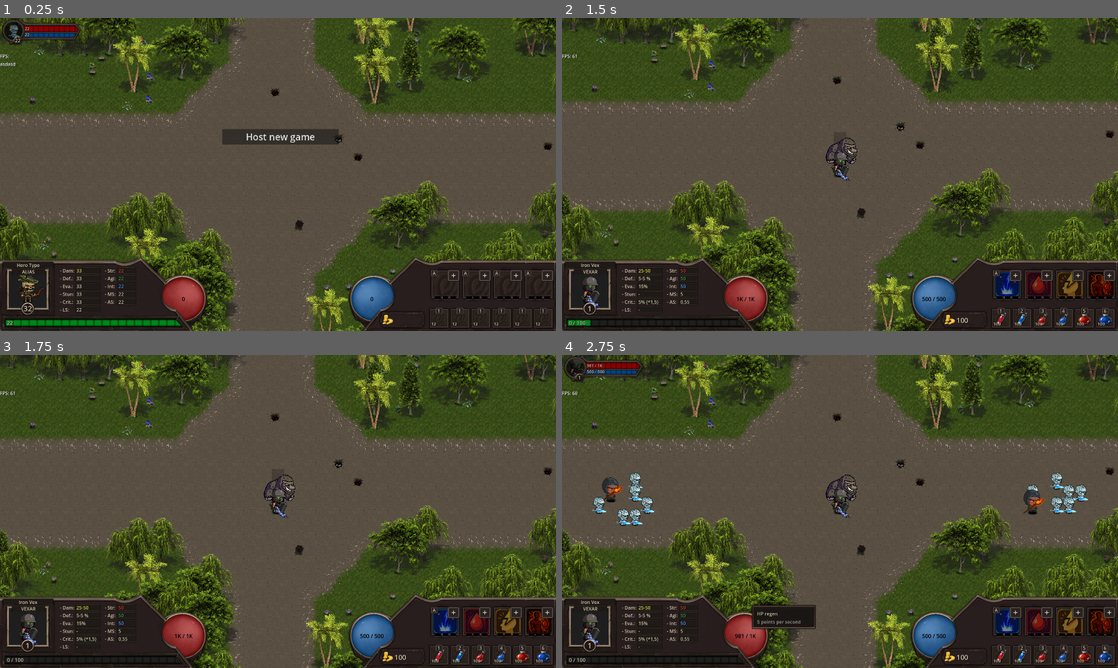
Above: before the commit, frames 1-4 (two rows, left to right).
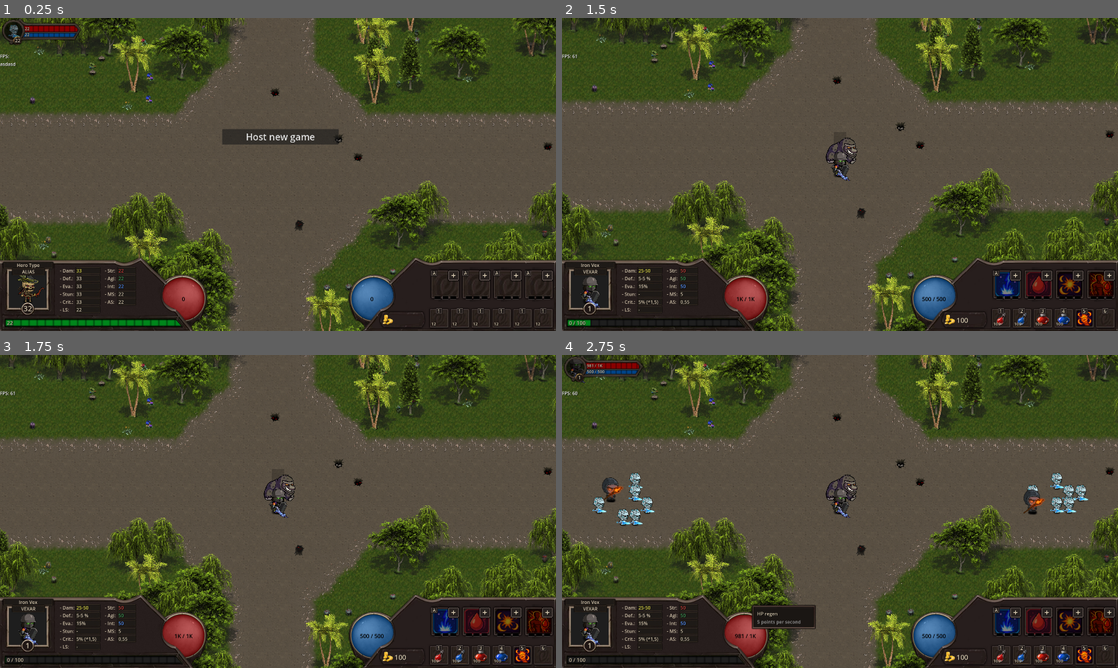
Above: after the commit, the same moments.

Repository: LucasJappert/moomoo-lan-party
Game: Godot game, scene res://scenes/my_main_scene.tscn
Two runs of this game, one before a commit and one after it. Both use one fixed random seed, a clock stepped at 60 frames per second and the inputs below.
Inputs (mouse positions are in pixels of both pictures, inside the frame that each line leads up to):
- Up to frame 1 (0.25 s): no input
- Up to frame 2 (1.5 s): tap Enter at 0.5 s; drag from (745, 299) to (934, 299) at 0.52 s; click "Host new game" at 1.25 s
- Up to frame 3 (1.75 s): no input
- Up to frame 4 (2.75 s): tap Space at 2 s; drag from (840, 505) to (745, 636) at 2.02 s

The runs differ from the first frame. In frame 1, 0.2% of the frame differs, in the area x 77-100%, y 80-95%; in frame 2, 0.7%, in the area x 77-100%, y 80-99%; in frame 3, 0.7%; in frame 4, 0.7%.

Commit message:
Add an item that provides a passive area damage of 30% of the total physical damage dealt

Diff:
--- a/scenes/GUI/skill_slot.tscn
+++ b/scenes/GUI/skill_slot.tscn
@@ -61,6 +61,7 @@
 region_rect = Rect2(1632, 1856, 64, 64)
 
 [node name="Hotkey" type="Label" parent="."]
+texture_filter = 1
 layout_mode = 1
 anchors_preset = 5
 anchor_left = 0.5
@@ -122,6 +123,7 @@
 theme_override_styles/panel = SubResource("StyleBoxFlat_fesxh")
 
 [node name="UpgradeButton" type="Label" parent="."]
+texture_filter = 1
 layout_mode = 1
 anchors_preset = 5
 anchor_left = 0.5
--- a/scenes/GUI/slot_item.tscn
+++ b/scenes/GUI/slot_item.tscn
@@ -24,6 +24,7 @@
 region_rect = Rect2(1617, 1977, 55, 55)
 
 [node name="Hotkey" type="Label" parent="."]
+texture_filter = 1
 layout_mode = 1
 anchors_preset = 5
 anchor_left = 0.5
--- a/scripts/GUI/skill_slot.gd
+++ b/scripts/GUI/skill_slot.gd
@@ -44,6 +44,8 @@
 	label_cool_down.visible = false
 	EventBus.connect_to_skill_upgraded(func(p_owner: Entity):
 		# The skill should have been updated by reference, since it's the same skill that emits the signal after updating itself
+		print("Skill name: ", skill.item_skill_base[0].my_name)
+		print("Skill upgraded: ", skill.item_skill_base[0].stats.cleave_effect)
 		update_controls(p_owner)
 	)
 
--- a/scripts/GUI/slot_item.gd
+++ b/scripts/GUI/slot_item.gd
@@ -36,6 +36,7 @@
 
 func _gui_input(event):
 	if event is InputEventMouseButton and event.button_index == MOUSE_BUTTON_LEFT and event.pressed:
+		if not GameManager.MY_PLAYER: return
 		KeyboardHelper.key_pressed(KeyboardHelper.INVENTORY_HOTKEYS[info.position - 1], GameManager.MY_PLAYER)
 
 func set_info(slot_item_info: SlotItemInfo):
--- a/scripts/entity/combat_data/combat_data.gd
+++ b/scripts/entity/combat_data/combat_data.gd
@@ -121,6 +121,7 @@
 	_target.combat_data.server_receive_damage(_di, my_owner())
 
 func server_receive_damage(_di: DamageInfo, _attacker: Entity) -> void:
+	if _di.total_damage == 0: return
 	if my_owner().multiplayer.is_server() == false: return
 
 	var total_stats = cache_total_stats
@@ -131,6 +132,7 @@
 
 	CombatEffect.actions_after_effective_hit(_attacker, my_owner(), _di)
 	Skill.actions_after_effective_hit(_attacker, my_owner(), _di)
+	Item.actions_after_effective_hit(_attacker, my_owner(), _di)
 
 	my_owner().rpc_handler.receive_damage_or_heal(ObjectHelpers.to_dict(_di, true))
 
@@ -298,14 +300,16 @@
 	return critical_damage
 
 var cache_total_stats: CombatStats = CombatStats.new()
+var cache_total_stats_no_effects: CombatStats = CombatStats.new()
 func update_cache_total_stats() -> void:
 	cache_total_stats = _get_total_stats()
-func _get_total_stats() -> CombatStats:
+	cache_total_stats_no_effects = _get_total_stats(false)
+func _get_total_stats(include_effects := true) -> CombatStats:
 	# This function returns the total of all combat_stats, including extras from effects and extras from attributes
 	var _total_stats := CombatStats.new()
 	_total_stats.accumulate_combat_stats(my_owner().combat_stats.get_total_stats_including_extras_by_attributes())
 
-	_total_stats.accumulate_combat_stats(_get_extra_stats_by_effects().get_total_stats_including_extras_by_attributes())
+	if include_effects: _total_stats.accumulate_combat_stats(_get_extra_stats_by_effects().get_total_stats_including_extras_by_attributes())
 	_total_stats.accumulate_combat_stats(_get_extra_stats_by_skills().get_total_stats_including_extras_by_attributes())
 	_total_stats.accumulate_combat_stats(_get_extra_stats_by_items().get_total_stats_including_extras_by_attributes())
 
@@ -425,6 +429,12 @@
 
 func get_items() -> Array[SlotItemInfo]:
 	return _items
+func get_items_by_name(p_name: String) -> Array[SlotItemInfo]:
+	var result: Array[SlotItemInfo] = []
+	for slot_item in _items:
+		if not slot_item.item: continue
+		if slot_item.item.my_name == p_name: result.append(slot_item)
+	return result
 # endregion GETTERs
 
 # region TRY PHISICAL ATTACK
--- a/scripts/entity/combat_data/combat_stats.gd
+++ b/scripts/entity/combat_data/combat_stats.gd
@@ -1,4 +1,6 @@
 class_name CombatStats
+
+extends MyInitAuxiliary
 
 const MIN_ATTACK_RANGE: int = int(sqrt(pow(MapManager.TILE_SIZE.x, 2) + pow(MapManager.TILE_SIZE.y, 2))) + 1
 
@@ -25,6 +27,7 @@
 @export var hp_regeneration_points: int = 0 # Points per second
 @export var hp_regeneration_points_percent: float = 0
 @export var mana_regeneration_points: int = 0 # Points per second
+var cleave_effect: CleaveEffect
 
 @export var agility: int = 0
 @export var strength: int = 0
@@ -81,6 +84,9 @@
 	mana_regeneration_points += stats.mana_regeneration_points
 	is_owner_friendly = stats.is_owner_friendly
 
+	if stats.cleave_effect != null:
+		cleave_effect = stats.cleave_effect
+
 	agility += stats.agility
 	strength += stats.strength
 	intelligence += stats.intelligence
@@ -226,6 +232,8 @@
 	if mana_regeneration_points != 0:
 		description += str("- Mana regeneration points: ", mana_regeneration_points, "\n")
 
+	if cleave_effect: description += cleave_effect.get_description()
+
 	return description
 
 func get_total_move_speed() -> float:
--- /dev/null
+++ b/scripts/entity/combat_data/components/cleave_effect.gd
@@ -0,0 +1,31 @@
+class_name CleaveEffect
+
+extends MyInitAuxiliary
+
+var damage_type: String
+var percent: float
+var radius_in_tiles: int = 1
+
+func _init(_percent: float = 0, _radius: int = 1, _damage_type: String = DamageType.PHYSICAL):
+	super._init()
+	percent = _percent
+	radius_in_tiles = _radius
+	damage_type = _damage_type
+
+func get_cleave_damage(base_damage: int) -> int:
+	return int(base_damage * percent)
+
+func get_description() -> String:
+	return str("- Cleave percent: ", StringHelpers.format_percent(percent), " (radius: ", radius_in_tiles, ") \n")
+
+static func auxiliary_actions_after_hit(stats: CombatStats, _attacker: Entity, _target: Entity, _di: DamageInfo) -> void:
+	if not stats.cleave_effect: return
+
+	var nearest_enemies = GlobalsEntityHelpers.get_closest_entities(_target.global_position, 30, _attacker.get_my_enemies(), stats.cleave_effect.radius_in_tiles, [_target])
+
+	if nearest_enemies.size() == 0: return
+
+	var _cdi := DamageInfo.new(stats.cleave_effect.get_cleave_damage(_di.total_damage), _di.damage_type)
+	_cdi.projectile_type = Projectile.TYPES.NONE
+	_cdi.attacker_name = _attacker.name
+	for enemy in nearest_enemies: enemy.combat_data.server_receive_damage(_cdi, _attacker)
--- a/scripts/entity/helpers/globals_entity_helpers.gd
+++ b/scripts/entity/helpers/globals_entity_helpers.gd
@@ -34,16 +34,22 @@
 		current_depth += 1
 	return null
 
-static func get_closest_entities(origin: Vector2, max_targets: int, entities: Array[Entity], max_distance: float = MapManager.TILE_SIZE_INT * 5, excluded_entities: Array[Entity] = []) -> Array[Entity]:
+static func get_closest_entities(
+	origin: Vector2,
+	max_targets: int,
+	entities: Array[Entity],
+	max_distance_in_tiles: int = 5,
+	excluded_entities: Array[Entity] = []
+) -> Array[Entity]:
 	var sorted: Array[Entity] = []
+	var max_distance_px := MapManager.TILE_SIZE_INT * max_distance_in_tiles
 
 	for entity in entities:
 		if entity in excluded_entities:
 			continue
 		var dist_sq := entity.global_position.distance_squared_to(origin)
-
-		if max_distance >= 0.0 and dist_sq > max_distance * max_distance: continue # out of range
-
+		if max_distance_in_tiles >= 0 and dist_sq > max_distance_px * max_distance_px:
+			continue
 		sorted.append(entity)
 
 	sorted.sort_custom(func(a: Entity, b: Entity) -> bool:
--- a/scripts/helpers/object_helpers.gd
+++ b/scripts/helpers/object_helpers.gd
@@ -31,42 +31,35 @@
 	var dict := {}
 	for prop in obj.get_property_list():
 		var name = prop.name
-		if name == "script":
-			continue
+		if name == "script": continue
 
 		var usage = prop.usage
-		var is_script_var = (usage & PROPERTY_USAGE_SCRIPT_VARIABLE) != 0
-		var is_explicit = FUNDAMENTAL_PROPERTIES.has(name)
-
-		if just_my_vars and not is_script_var: continue
-		if not (is_script_var or is_explicit):
-			continue
+		var is_valid = (usage & PROPERTY_USAGE_SCRIPT_VARIABLE) != 0 or FUNDAMENTAL_PROPERTIES.has(name)
+		if just_my_vars and (usage & PROPERTY_USAGE_SCRIPT_VARIABLE) == 0: continue
+		if not is_valid: continue
 
 		var value = obj.get(name)
-
 		match typeof(value):
 			TYPE_OBJECT:
-				if value == null or value is Entity:
-					continue
-				dict[name] = to_dict(value, just_my_vars)
+				if value != null and not (value is Entity):
+					dict[name] = to_dict(value, just_my_vars)
 			TYPE_ARRAY:
 				dict[name] = array_to_dict_array(value, just_my_vars)
 			_:
 				dict[name] = value
-
 	return dict
 
 static func from_dict(original_obj: Object, data: Dictionary) -> Object:
-	if original_obj == null: return original_obj
+	if original_obj == null:
+		return original_obj
 
 	var prop_names := original_obj.get_property_list().map(func(p): return p.name)
 
-	for key in data.keys():
+	for key in data:
 		if key == "script" or not prop_names.has(key):
 			continue
 
 		var value = data[key]
-
 		match typeof(value):
 			TYPE_DICTIONARY:
 				var sub_obj = original_obj.get(key)
@@ -74,20 +67,19 @@
 					from_dict(sub_obj, value)
 					continue
 
-				var expected_script = _get_expected_script(value)
-				if expected_script:
-					sub_obj = expected_script.new()
+				var script := _get_expected_script(value)
+				if script:
+					sub_obj = script.new()
 					from_dict(sub_obj, value)
 					original_obj.set(key, sub_obj)
 					continue
 
-				print("❗ No se pudo determinar el script para instanciar el objeto '" + key + "'")
-
+				print("❗ No se pudo determinar el script para '" + key + "'")
 			TYPE_ARRAY:
 				from_dict_array(original_obj, key, value)
 			_:
-				if key == "name" and not value: continue
-				original_obj.set(key, value)
+				if key != "name" or value:
+					original_obj.set(key, value)
 
 	return original_obj
 
@@ -99,16 +91,13 @@
 	if typeof(target_array) != TYPE_ARRAY:
 		target_array = []
 
-	# Crear instancias faltantes
 	if target_array.size() < value.size():
-		var expected_script = _resolve_script_for_array(value)
-		if expected_script == null:
-			# Shold never happen
-			push_error("❗ No se pudo determinar el script para instanciar elementos del array '" + key + "'")
-			return
+		var script := _resolve_script_for_array(value)
+		if script == null:
+			return push_error("❗ No se pudo determinar el script del array '" + key + "'")
 		target_array.clear()
-		for i in range(value.size()):
-			target_array.append(expected_script.new())
+		for _x in value.size():
+			target_array.append(script.new())
 
 	for i in range(value.size()):
 		if i < target_array.size() and typeof(value[i]) == TYPE_DICTIONARY:
@@ -117,29 +106,20 @@
 	obj.set(key, target_array)
 
 static func _resolve_script_for_array(value: Array) -> Script:
-	if value.is_empty(): return null
-	if typeof(value[0]) != TYPE_DICTIONARY: return null
-
-	return _get_expected_script(value[0])
+	return _get_expected_script(value[0]) if not value.is_empty() and typeof(value[0]) == TYPE_DICTIONARY else null
 
 static func _get_expected_script(data: Dictionary) -> Script:
-	if data.has("script"):
-		var path = data["script"]
-		if typeof(path) == TYPE_STRING: return load(path)
-
-	if data.has("script_path"):
-		var path = data["script_path"]
-		if typeof(path) == TYPE_STRING: return load(path)
-
+	for key in ["script", "script_path"]:
+		if data.has(key) and typeof(data[key]) == TYPE_STRING:
+			return load(data[key])
 	return null
 
 static func array_to_dict_array(array: Array, just_my_vars: bool = false) -> Array[Dictionary]:
 	var result: Array[Dictionary] = []
-	for obj in array:
-		if obj == null:
-			continue
-		if typeof(obj) == TYPE_DICTIONARY:
-			result.append(obj)
-		elif typeof(obj) == TYPE_OBJECT:
-			result.append(to_dict(obj, just_my_vars))
+	for item in array:
+		match typeof(item):
+			TYPE_DICTIONARY:
+				result.append(item)
+			TYPE_OBJECT:
+				result.append(to_dict(item, just_my_vars))
 	return result
--- a/scripts/models/item.gd
+++ b/scripts/models/item.gd
@@ -9,7 +9,8 @@
 	MANA_POTION_I = "Mana Potion I",
 	MANA_POTION_II = "Mana Potion II",
 	MANA_POTION_III = "Mana Potion III",
-	STUNNING_EDGE = "Stunning Edge"
+	STUNNING_EDGE = "Stunning Edge",
+	CLEAVE_EDGE = "Cleave Edge",
 }
 
 static var _ITEMS: Dictionary[String, Item]
@@ -29,6 +30,14 @@
 static func initialize_items() -> void:
 	var aux_item_name = ""
 	var _item: Item
+
+	# region ITEM CLEAVE_EDGE
+	aux_item_name = Names.CLEAVE_EDGE
+	_ITEMS[aux_item_name] = Item.new(aux_item_name, SkillType.PASSIVE)
+	_item = _ITEMS[aux_item_name]
+	_item.region_rect = Rect2(_ATLAS_START_POS.x + FRAME_SIZE * 4, _ATLAS_START_POS.y + FRAME_SIZE * 0, FRAME_SIZE, FRAME_SIZE)
+	_item.stats.cleave_effect = CleaveEffect.new(0.3, 2)
+	# endregion
 
 	# region ITEM STUNNING_EDGE
 	aux_item_name = Names.STUNNING_EDGE
@@ -126,5 +135,15 @@
 
 	return result
 
+# endregion ................. GETTERs
 
-# endregion ................. GETTERs
+
+# region :::::::::::::::::::: ITEMs LOGICS
+
+static func actions_after_effective_hit(_attacker: Entity, _target: Entity, _di: DamageInfo) -> void:
+	# Cleave verification
+	var cleave_items_slots = _attacker.combat_data.get_items_by_name(Names.CLEAVE_EDGE)
+	for item_slot in cleave_items_slots:
+		CleaveEffect.auxiliary_actions_after_hit(item_slot.item.stats, _attacker, _target, _di)
+
+# endregion ................. SKILLS LOGICS
--- a/scripts/models/my_init_auxiliary.gd
+++ b/scripts/models/my_init_auxiliary.gd
@@ -3,5 +3,5 @@
 var script_path: String
 
 func _init():
-	# We need this property for when we want to use deep_clone (cases where the source array is empty but the destination from where to copy it is not)
+	# We need this property for when we want to use deep_clone (cases where the source is null but the destination from where to copy it is not)
 	script_path = get_script().resource_path
--- a/scripts/models/skill.gd
+++ b/scripts/models/skill.gd
@@ -11,6 +11,7 @@
 	STUNNING_STRIKE = "Stunning Strike", # ✅
 	STORM_STRIKE = "Storm Strike", # ✅
 	BLOOD_FURY = "Blood Fury", # ✅
+	CLEAVE_STRIKE = "Cleave Strike", # ✅
 	MANA_SCORCHER = "Mana Scorcher",
 	DIVINE_SHIELD = "Divine Shield",
 	ENERGY_ABSORPTION = "Energy Absorption",
@@ -253,7 +254,7 @@
 	_skill = _SKILLS[aux_skill_name]
 	_skill.region_rect = Rect2(_ATLAS_START_POS.x + FRAME_SIZE * 1, _ATLAS_START_POS.y + FRAME_SIZE * 1, FRAME_SIZE, FRAME_SIZE)
 
-	float_array = [0.05, 0.1, 0.15]
+	float_array = [0.1, 0.15, 0.2]
 	for i in int_array.size():
 		_skill.item_skill_base[i].stats.physical_attack_power_percent = float_array[i]
 		_skill.item_skill_base[i].stats.attack_speed_percent = float_array[i]
@@ -265,6 +266,19 @@
 		_skill.item_skill_base[i].description = "Gives " + aux_text + " extra physical attack power, " + aux_text1 + " extra attack speed and " + aux_text2 + " extra hp regeneration per each 10% of lost hp."
 	# endregion
 
+	# region CLEAVE STRIKE
+	aux_skill_name = Names.CLEAVE_STRIKE
+	_SKILLS[aux_skill_name] = Skill.new(aux_skill_name, SkillType.PASSIVE)
+	_skill = _SKILLS[aux_skill_name]
+	_skill.region_rect = Rect2(_ATLAS_START_POS.x + FRAME_SIZE * 2, _ATLAS_START_POS.y + FRAME_SIZE * 1, FRAME_SIZE, FRAME_SIZE)
+
+	float_array = [0.2, 0.3, 0.4]
+	int_array = [1, 1, 2]
+	for i in int_array.size():
+		_skill.item_skill_base[i].stats.cleave_effect = CleaveEffect.new(float_array[i], int_array[i])
+		_skill.item_skill_base[i].description = "Deals " + StringHelpers.format_percent(float_array[i]) + " of the damage as a cleave effect to enemies around " + str(int_array[i]) + " tiles."
+	# endregion
+
 func use(my_owner: Entity, target_entity: Entity) -> void:
 	if not can_use(my_owner): return print("Cannot use skill: ", get_learned_skill())
 
@@ -297,8 +311,8 @@
 	if percent_lost_hp <= 0: return # Remove the effect if the hp is full
 
 	var effect_stats = CombatStats.new()
-	effect_stats.physical_attack_power = my_owner.combat_data.cache_total_stats.physical_attack_power * percent_lost_hp
-	effect_stats.attack_speed = my_owner.combat_data.cache_total_stats.attack_speed * percent_lost_hp
+	effect_stats.physical_attack_power = my_owner.combat_data.cache_total_stats_no_effects.physical_attack_power * percent_lost_hp
+	effect_stats.attack_speed = my_owner.combat_data.cache_total_stats_no_effects.attack_speed * percent_lost_hp
 
 	var new_effect = CombatEffect.get_permanent_effect(Names.BLOOD_FURY, learned_skill.max_stacks, effect_stats)
 	new_effect.set_region_rect(_SKILLS[Names.BLOOD_FURY].region_rect)
@@ -339,6 +353,10 @@
 		effect.set_region_rect(Skill.get_skill(Names.FROZEN_TOUCH, false).region_rect)
 		_target.combat_data.add_effect(effect)
 
+	# Cleave verification
+	var cleave_skill = _attacker.combat_data.get_learned_skill(Names.CLEAVE_STRIKE)
+	if cleave_skill: CleaveEffect.auxiliary_actions_after_hit(cleave_skill.stats, _attacker, _target, _di)
+
 func _apply_storm_strike(_attacker: Entity, _target: Entity) -> bool:
 	if not _target: return false
 
@@ -347,7 +365,7 @@
 
 	var targets = [_target]
 	var my_enemies = _attacker.get_my_enemies()
-	targets.append_array(GlobalsEntityHelpers.get_closest_entities(_target.global_position, get_max_targets() - 1, my_enemies, MapManager.TILE_SIZE_INT * 6, [_target]))
+	targets.append_array(GlobalsEntityHelpers.get_closest_entities(_target.global_position, get_max_targets() - 1, my_enemies, 6, [_target]))
 
 	for target in targets:
 		var _di := DamageInfo.new(total_damage, get_learned_skill().damage_type)
--- a/scripts/types/hero_types.gd
+++ b/scripts/types/hero_types.gd
@@ -80,12 +80,13 @@
 	stats.intelligence = 50
 	stats.attack_range = CombatStats.MIN_ATTACK_RANGE
 	# region Add some potions
-	player.combat_data.add_item(SlotItemInfo.get_consumable_slot_item(Item.get_item(Item.Names.HEALTH_POTION_I), 100))
-	player.combat_data.add_item(SlotItemInfo.get_consumable_slot_item(Item.get_item(Item.Names.MANA_POTION_I), 100))
+	# player.combat_data.add_item(SlotItemInfo.get_consumable_slot_item(Item.get_item(Item.Names.HEALTH_POTION_I), 100))
+	# player.combat_data.add_item(SlotItemInfo.get_consumable_slot_item(Item.get_item(Item.Names.MANA_POTION_I), 100))
 	player.combat_data.add_item(SlotItemInfo.get_consumable_slot_item(Item.get_item(Item.Names.HEALTH_POTION_II), 100))
 	player.combat_data.add_item(SlotItemInfo.get_consumable_slot_item(Item.get_item(Item.Names.MANA_POTION_II), 100))
 	player.combat_data.add_item(SlotItemInfo.get_consumable_slot_item(Item.get_item(Item.Names.HEALTH_POTION_III), 100))
 	player.combat_data.add_item(SlotItemInfo.get_consumable_slot_item(Item.get_item(Item.Names.MANA_POTION_III), 100))
+	player.combat_data.add_item(SlotItemInfo.get_non_consumable_slot_item(Item.get_item(Item.Names.CLEAVE_EDGE)))
 	# player.combat_data.add_item(SlotItemInfo.get_non_consumable_slot_item(Item.get_item(Item.Names.STUNNING_EDGE)))
 
 
@@ -100,7 +101,7 @@
 		player.combat_data._skills = [
 			Skill.get_skill(Skill.Names.STORM_STRIKE),
 			Skill.get_skill(Skill.Names.LIFESTEAL),
-			Skill.get_skill(Skill.Names.STUNNING_STRIKE),
+			Skill.get_skill(Skill.Names.CLEAVE_STRIKE),
 			Skill.get_skill(Skill.Names.BLOOD_FURY),
 			# Skill.get_skill(Skill.Names.FROZEN_TOUCH)
 		]
Binary file changed: assets/atlas1.png
Not shown, added: scripts/entity/combat_data/components/cleave_effect.gd.uid
Not shown, changed: .images/atlas3.pdn
Not shown, changed: TODO.md
